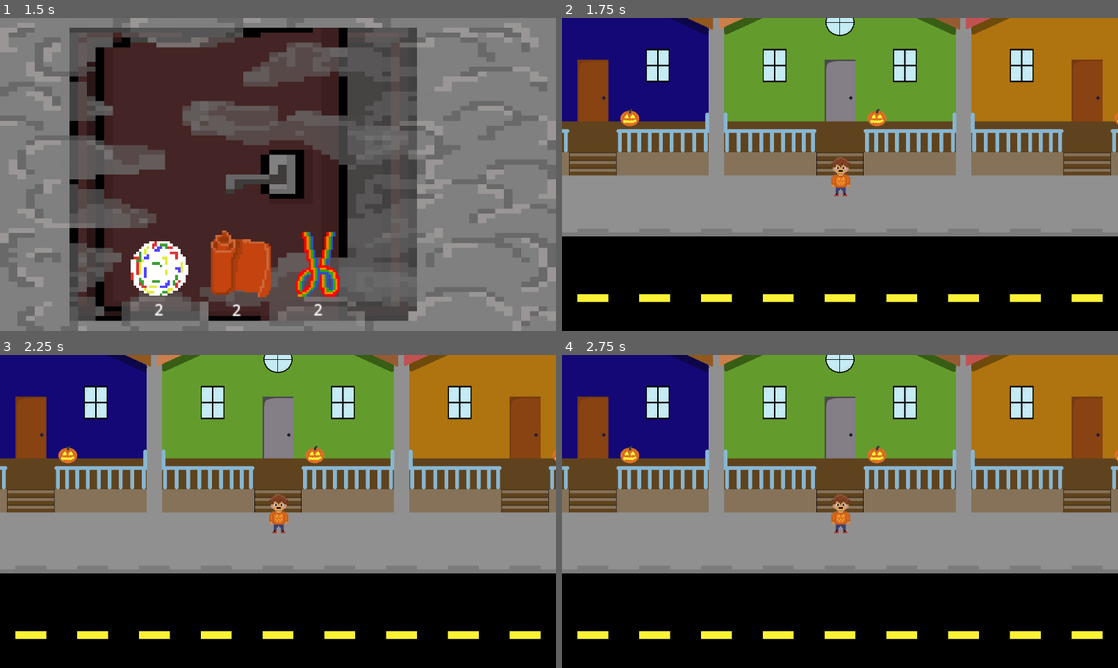
Above: before the commit, frames 1-4 (two rows, left to right).
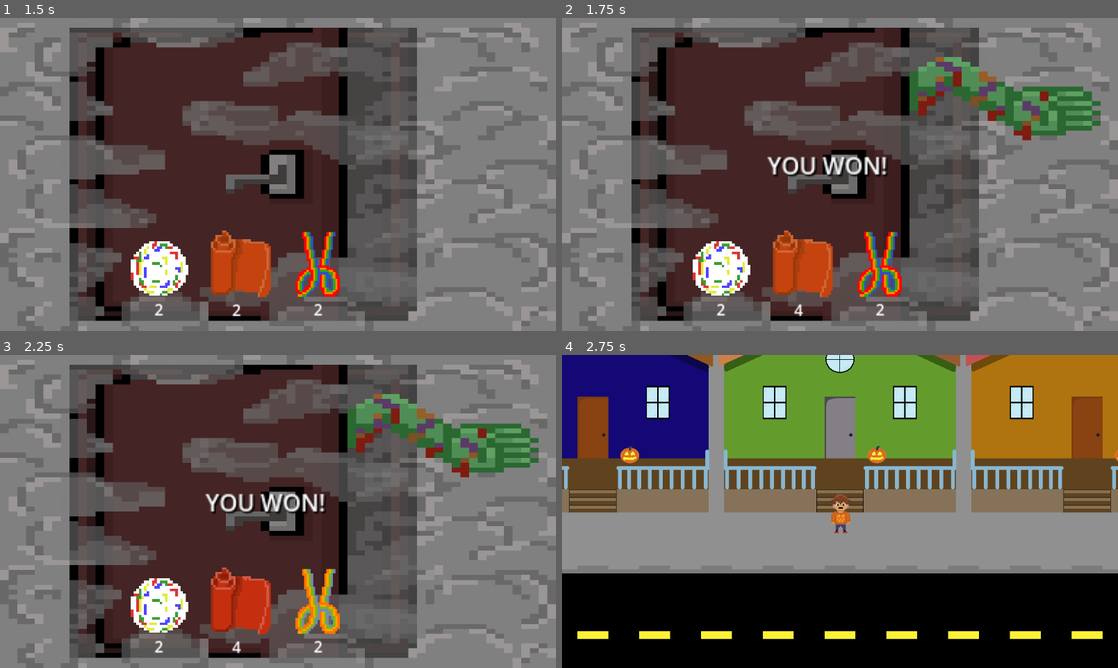
Above: after the commit, the same moments.

Repository: DepressoExpressoBoi/godot-wild-jam-masks
Game: Godot game, scene res://scenes/RPSScenes/RockPaperScissors.tscn
Same seed, same stepped clock (60 frames per second), same inputs: the game is played once before the commit and once after it. This scene is started directly instead of the project's main scene.
Inputs (mouse positions are in pixels of both pictures, inside the frame that each line leads up to):
- Up to frame 1 (1.5 s): click (155, 268) at 0.5 s; click (244, 262) at 1.25 s
- Up to frame 2 (1.75 s): no input
- Up to frame 3 (2.25 s): click (322, 599) at 2.02 s
- Up to frame 4 (2.75 s): no input

Frame 1 is identical in both runs. In frame 2, 92% of the frame differs, in the area x 0-100%, y 0-100%; in frame 3, 92%; in frame 4, nothing differs.

Commit message:
win lose text appears

Diff:
--- a/scripts/RPSCode/fruit_roll_up_count.gd
+++ b/scripts/RPSCode/fruit_roll_up_count.gd
@@ -26,10 +26,14 @@
 
 	if result == "won":
 		won_label.visible = true
-		get_tree().change_scene_to_file("res://scenes/trick_or_treating.tscn")
+		await get_tree().create_timer(1).timeout
+		won_label.visible = false
+		await get_tree().change_scene_to_file("res://scenes/trick_or_treating.tscn")
 	elif result == "lost":
 		lost_label.visible = true
-		get_tree().change_scene_to_file("res://scenes/trick_or_treating.tscn")
+		await get_tree().create_timer(1).timeout
+		lost_label.visible = false
+		await get_tree().change_scene_to_file("res://scenes/trick_or_treating.tscn")
 	elif result == "tie":
 		tie_label.visible = true
 		await get_tree().create_timer(2).timeout
--- a/scripts/RPSCode/jaw_breaker_count.gd
+++ b/scripts/RPSCode/jaw_breaker_count.gd
@@ -28,10 +28,14 @@
 
 	if result == "won":
 		won_label.visible = true
-		get_tree().change_scene_to_file("res://scenes/trick_or_treating.tscn")
+		await get_tree().create_timer(1).timeout
+		won_label.visible = false
+		await get_tree().change_scene_to_file("res://scenes/trick_or_treating.tscn")
 	elif result == "lost":
 		lost_label.visible = true
-		get_tree().change_scene_to_file("res://scenes/trick_or_treating.tscn")
+		await get_tree().create_timer(1).timeout
+		lost_label.visible = false
+		await get_tree().change_scene_to_file("res://scenes/trick_or_treating.tscn")
 	elif result == "tie":
 		tie_label.visible = true
 		await get_tree().create_timer(2).timeout
--- a/scripts/RPSCode/scissors_count.gd
+++ b/scripts/RPSCode/scissors_count.gd
@@ -26,10 +26,14 @@
 
 	if result == "won":
 		won_label.visible = true
-		get_tree().change_scene_to_file("res://scenes/trick_or_treating.tscn")
+		await get_tree().create_timer(1).timeout
+		won_label.visible = false
+		await get_tree().change_scene_to_file("res://scenes/trick_or_treating.tscn")
 	elif result == "lost":
 		lost_label.visible = true
-		get_tree().change_scene_to_file("res://scenes/trick_or_treating.tscn")
+		await get_tree().create_timer(1).timeout
+		lost_label.visible = false
+		await get_tree().change_scene_to_file("res://scenes/trick_or_treating.tscn")
 	elif result == "tie":
 		tie_label.visible = true
 		await get_tree().create_timer(2).timeout
Not shown: 1 places in scenes/licorice_spawner.tscn that only renumber resources
